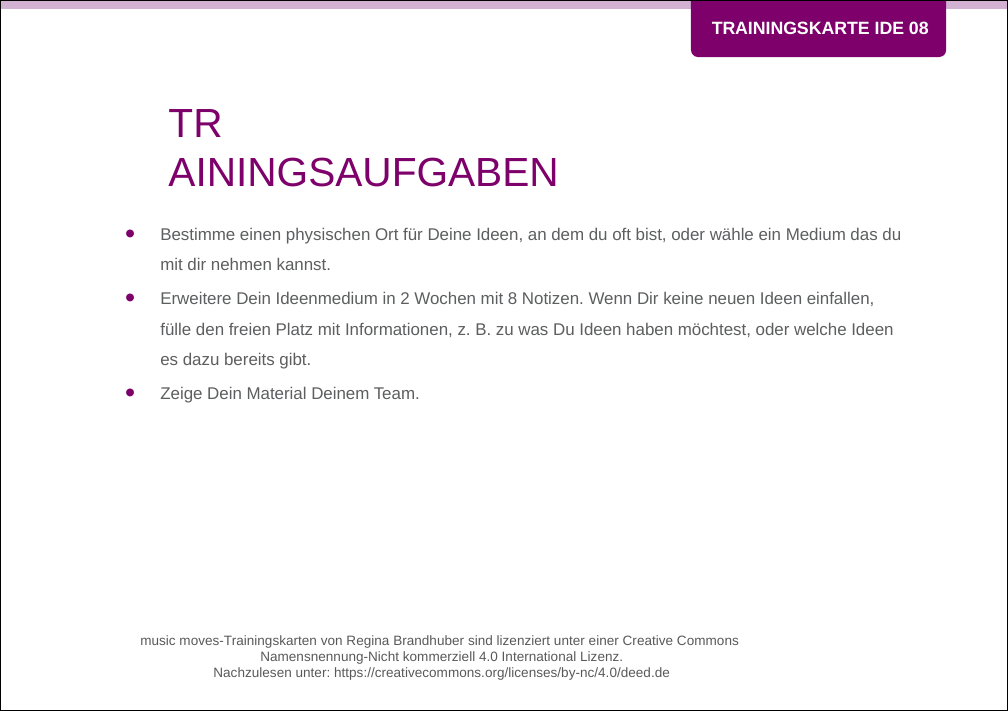
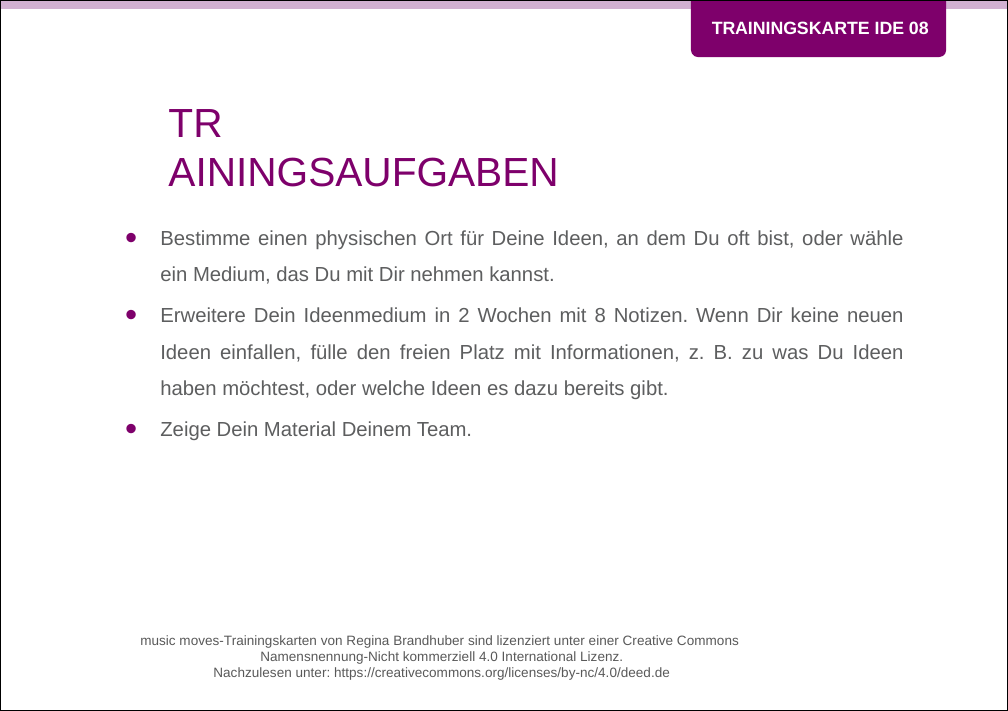
Before and after one commit to Teamtool/training-materials, a slide deck: slide 2 of training-cards/music moves/Ideas (IDE)/ger/apprentice/ger_IDE_08_Ideen_einfangen_MM_A.pptx. Drawn at 1008x711 pixels with LibreOffice and Linux fonts; fonts in the diff are those of the drawing; background and template pictures are left out. Boxes give left, top, right and bottom in pixels: in the first picture for what was removed or moved away, otherwise in the second. Text is boxed around its words. In the diff, an @@ line names an element or a change of style, - is before the commit and + after.

```diff
--- a/training-cards/music moves/Ideas (IDE)/ger/apprentice/ger_IDE_08_Ideen_einfangen_MM_A.pptx
+++ b/training-cards/music moves/Ideas (IDE)/ger/apprentice/ger_IDE_08_Ideen_einfangen_MM_A.pptx
@@ text at [160,230,903,284]: text changed; size 10 to 12 pt @@
-• Bestimme einen physischen Ort für Deine Ideen, an dem du oft bist, oder wähle ein Medium das du mit dir nehmen kannst.
+• Bestimme einen physischen Ort für Deine Ideen, an dem Du oft bist, oder wähle ein Medium, das Du mit Dir nehmen kannst.
@@ text at [160,307,904,440]: size 10 to 12 pt in "Erweitere Dein Ideenmedium in 2 Wochen mit ...", "Zeige Dein Material Deinem Team."; alignment left to justified @@
```
Also in this commit, not shown: 1 other slide changed, 7 other files.
